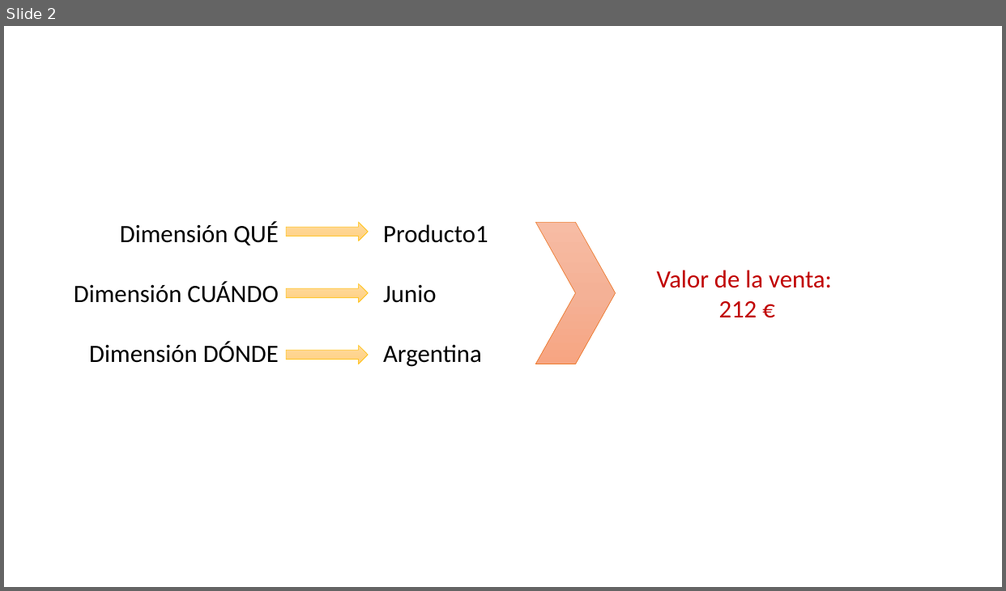
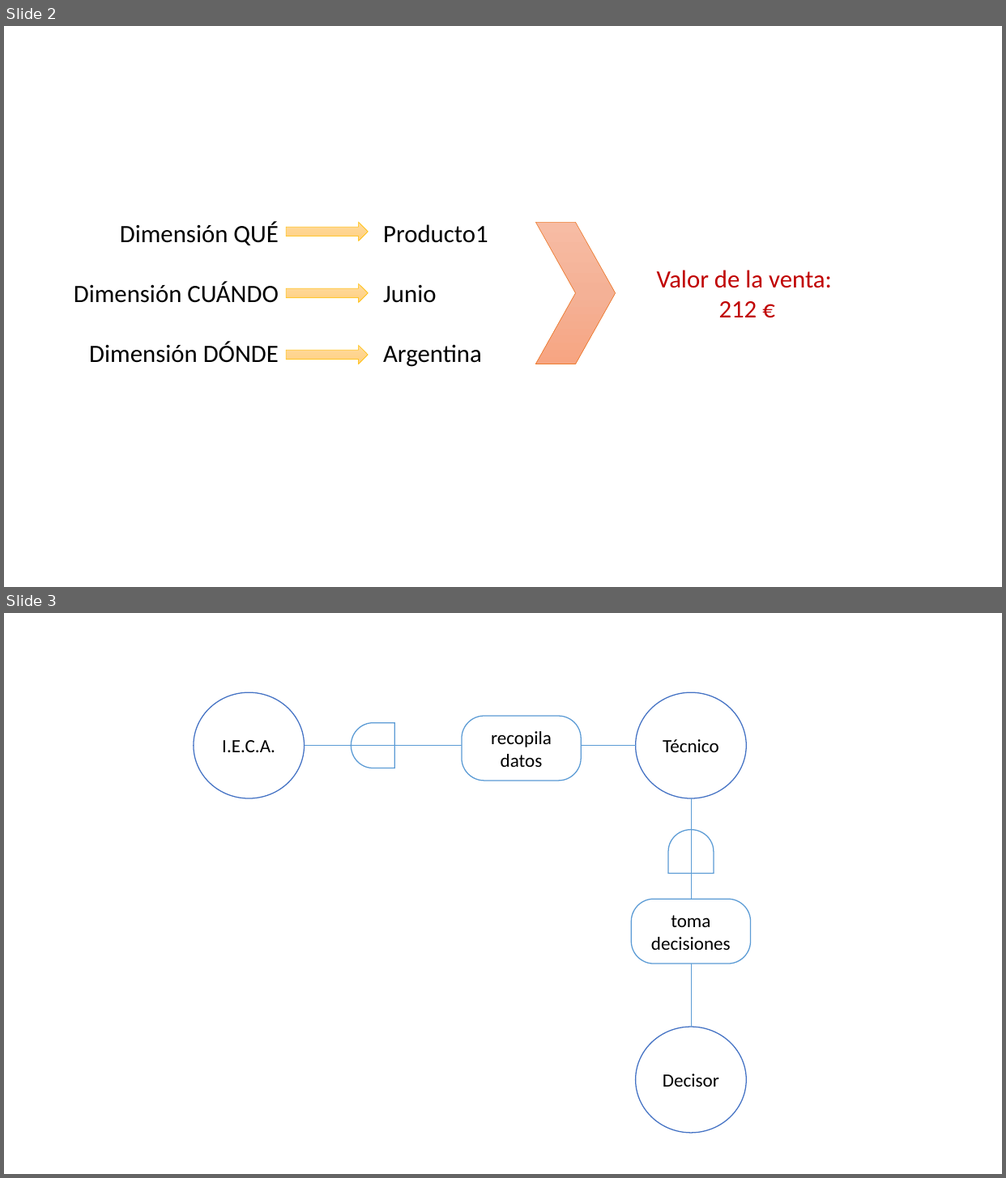
Before and after one commit to alonso-bh/TFG, a slide deck: graficos_memoria.pptx. Shown one above the other, each under a label of ours: slide 2 before the commit, slides 2 and 3 after it. The pictures are 1006x591 and 1006x1178 pixels, drawn with LibreOffice and Linux fonts; fonts in the diff are those of the drawing. Boxes give left, top, right and bottom in pixels: in the first picture for what was removed or moved away, otherwise in the second. Text is boxed around its words. In the diff, an @@ line names an element or a change of style, - is before the commit and + after.

Commit message:
modificada URL origen de datos IECA, últimos datos y acabando presupuesto del proyecto

```diff
--- a/graficos_memoria.pptx
+++ b/graficos_memoria.pptx
@@ slide 3 added at box(4, 613, 1002, 1174), background #FFFFFF @@
@@ ellipse added at box(194, 692, 305, 798), fill #FFFFFF, outline #4472C4 1 pt, 18 pt, text #000000 @@
+I.E.C.A.
@@ ellipse added at box(636, 692, 747, 798), fill #FFFFFF, outline #4472C4 1 pt, 18 pt, text #000000 @@
+Técnico
@@ flow chart delay added at box(351, 723, 394, 768), outline #5B9BD5 1 pt @@
@@ rounded rectangle added at box(462, 717, 581, 781), fill #FFFFFF, outline #5B9BD5 1 pt, 18 pt, text #000000 @@
+recopila datos
@@ line added from (636, 746) to (305, 746), #5B9BD5 0.5 pt @@
@@ line added from (691, 1027) to (691, 798), #5B9BD5 0.5 pt @@
@@ flow chart delay added at box(669, 830, 714, 874), outline #5B9BD5 1 pt @@
@@ rounded rectangle added at box(632, 899, 750, 964), fill #FFFFFF, outline #5B9BD5 1 pt, 18 pt, text #000000 @@
+toma decisiones
@@ ellipse added at box(636, 1027, 747, 1133), fill #FFFFFF, outline #4472C4 1 pt, 18 pt, text #000000 @@
+Decisor
```
Also in this commit, not shown: 1 other slide added, 32 other files.
